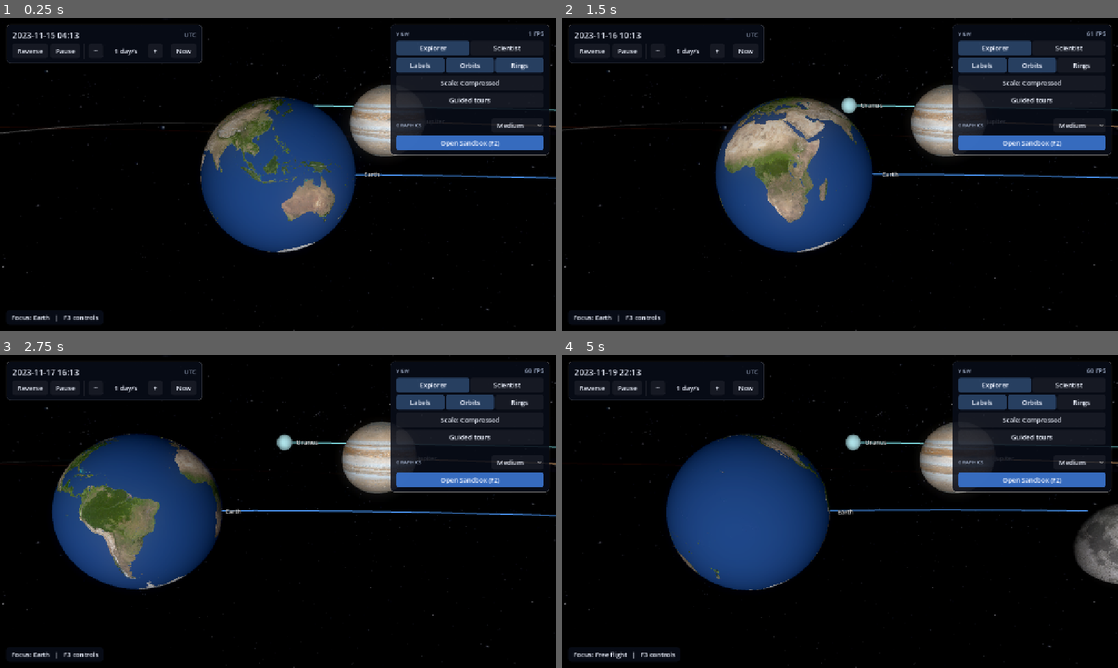
Above: before the commit, frames 1-4 (two rows, left to right).
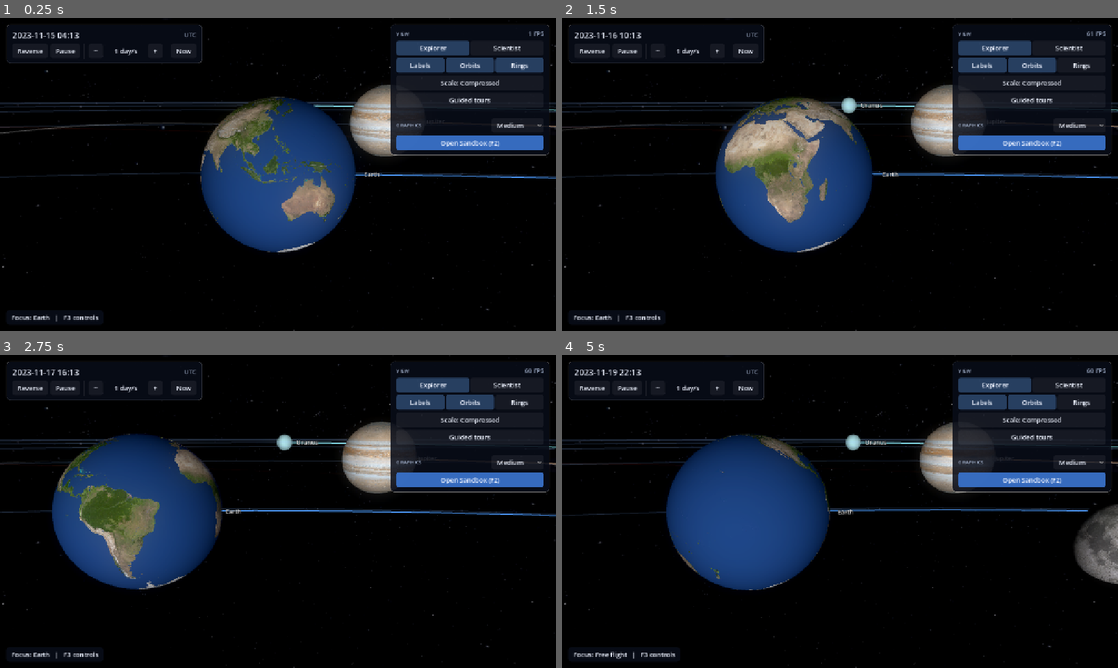
Above: after the commit, the same moments.

Repository: Ablebil/orrery
Game: Godot game, scene res://modes/explore/explore_mode.tscn
Two runs of this game, one before a commit and one after it. Both use one fixed random seed, a clock stepped at 60 frames per second and the inputs below.
Inputs (mouse positions are in pixels of both pictures, inside the frame that each line leads up to):
- Up to frame 1 (0.25 s): no input
- Up to frame 2 (1.5 s): click "Rings" at 0.5 s; tap Enter at 1.25 s; move the mouse to (962, 158) at 1.27 s; hold D (move_right) from 1.28 s (still down); hold G (toggle_grid) from 1.28 s (still down); click (962, 158) at 1.42 s
- Up to frame 3 (2.75 s): release D (move_right) at 2 s; release G (toggle_grid) at 2 s; drag from (166, 527) to (250, 574) at 2.02 s
- Up to frame 4 (5 s): move the mouse to (895, 442) at 2.77 s; hold D (move_right) 2.78-3.5 s; hold Delete (delete_body) 2.78-3.5 s; tap G (toggle_grid) at 3.05, 4.55 s; drag from (812, 574) to (673, 464) at 3.52 s; move the mouse to (1006, 558) at 4.27 s; hold A (move_left) from 4.28 s (still down); hold F (focus_release) from 4.28 s (still down)

The runs differ from the first frame. In frame 1, 1.0% of the frame differs, in the area x 0-100%, y 26-52%; in frame 2, 1.0%; in frame 3, 0.9%; in frame 4, 1.0%.

Commit message:
feat(render): show distance rings in explore mode for both scales

Diff:
--- a/godot/render/reference_rings.gd
+++ b/godot/render/reference_rings.gd
@@ -7,6 +7,7 @@
 
 var _mesh := ImmediateMesh.new()
 var _material := StandardMaterial3D.new()
+var _labels: Array = []
 
 
 func _init() -> void:
@@ -17,34 +18,31 @@
 	_material.transparency = BaseMaterial3D.TRANSPARENCY_ALPHA
 
 
-func update(camera_position: PackedFloat64Array, shell: float) -> void:
+func update(camera_position: PackedFloat64Array, shell: float, center: PackedFloat64Array, radii: Array[float]) -> void:
 	_mesh.clear_surfaces()
+	_labels.clear()
 	if not visible:
 		return
-	for radius_au in RING_RADII_AU:
-		var radius := _radius_units(radius_au)
+	var offset := PackedFloat64Array(
+		[center[0] - camera_position[0], center[1] - camera_position[1], center[2] - camera_position[2]]
+	)
+	for ring in radii.size():
+		var radius := radii[ring]
 		_mesh.surface_begin(Mesh.PRIMITIVE_LINE_STRIP, _material)
 		for index in SEGMENTS + 1:
 			var angle := TAU * float(index) / float(SEGMENTS)
 			_mesh.surface_set_color(RING_COLOR)
-			_mesh.surface_add_vertex(_vertex(cos(angle) * radius, sin(angle) * radius, camera_position, shell))
+			_mesh.surface_add_vertex(_vertex(offset, cos(angle) * radius, sin(angle) * radius, shell))
 		_mesh.surface_end()
+		_labels.append({"text": _label_text(RING_RADII_AU[ring]), "point": _vertex(offset, radius, 0.0, shell)})
 
 
-func label_entries(camera_position: PackedFloat64Array, shell: float) -> Array:
-	var entries: Array = []
-	for radius_au in RING_RADII_AU:
-		var point := _vertex(_radius_units(radius_au), 0.0, camera_position, shell)
-		entries.append({"text": _label_text(radius_au), "point": point})
-	return entries
+func label_entries() -> Array:
+	return _labels if visible else []
 
 
-func _radius_units(radius_au: float) -> float:
-	return radius_au * Astro.AU_KM / SandboxRenderer.UNIT_KM
-
-
-func _vertex(x: float, z: float, camera_position: PackedFloat64Array, shell: float) -> Vector3:
-	var vertex := Vector3(x - camera_position[0], -camera_position[1], z - camera_position[2])
+func _vertex(offset: PackedFloat64Array, x: float, z: float, shell: float) -> Vector3:
+	var vertex := Vector3(offset[0] + x, offset[1], offset[2] + z)
 	var distance := vertex.length()
 	if distance > shell:
 		vertex *= shell / distance
--- a/godot/render/sandbox_renderer.gd
+++ b/godot/render/sandbox_renderer.gd
@@ -26,9 +26,8 @@
 var _camera_radius: Dictionary = {}
 var _camera_true_radius: Dictionary = {}
 var _trails_visible := true
-var _last_camera_position := PackedFloat64Array([0.0, 0.0, 0.0])
-var _last_shell := 1.0
 var _rings := ReferenceRings.new()
+var _ring_radii: Array[float] = []
 var _preview_active := false
 var _preview_origin := DVec3.new()
 var _preview_tip := DVec3.new()
@@ -55,6 +54,8 @@
 	_preview_line.mesh = _preview_mesh
 	_preview_line.visible = false
 	add_child(_rings)
+	for radius_au in ReferenceRings.RING_RADII_AU:
+		_ring_radii.append(radius_au * Astro.AU_KM / UNIT_KM)
 	add_child(_preview_marker)
 	add_child(_preview_line)
 
@@ -175,10 +176,8 @@
 			var halo: MeshInstance3D = _halos[body.id]
 			halo.transform = Transform3D(Basis.from_scale(Vector3.ONE * placed_radius * HALO_RADIUS_FACTOR), placed_position)
 		_update_trail(index, camera_position, shell)
-	_rings.update(camera_position, shell)
+	_rings.update(camera_position, shell, PackedFloat64Array([0.0, 0.0, 0.0]), _ring_radii)
 	_update_preview(camera_position, shell)
-	_last_camera_position = camera_position
-	_last_shell = shell
 
 
 func is_occluded(id: String) -> bool:
@@ -364,6 +363,4 @@
 
 
 func ring_label_entries() -> Array:
-	if not _rings.visible:
-		return []
-	return _rings.label_entries(_last_camera_position, _last_shell)
+	return _rings.label_entries()
--- a/godot/render/scale_mapper.gd
+++ b/godot/render/scale_mapper.gd
@@ -34,8 +34,14 @@
 	out[2] = -oy * factor
 
 
+func heliocentric_units(distance_km: float) -> float:
+	if mode == Mode.TRUE_SCALE:
+		return distance_km / TRUE_SCALE_UNIT_KM
+	return PLANET_ORBIT_BASE + PLANET_ORBIT_FACTOR * pow(distance_km / Astro.AU_KM, PLANET_ORBIT_EXPONENT)
+
+
 func _compressed_distance(body: BodyDefinition, parent: BodyDefinition, distance_km: float) -> float:
 	if parent.kind == "star":
-		return PLANET_ORBIT_BASE + PLANET_ORBIT_FACTOR * pow(distance_km / Astro.AU_KM, PLANET_ORBIT_EXPONENT)
+		return heliocentric_units(distance_km)
 	var ratio := maxf(distance_km / parent.radius_km, 1.0)
 	return radius(parent) + MOON_ORBIT_GAP + MOON_ORBIT_SPREAD * log(ratio) / log(10.0)
--- a/godot/render/solar_system_renderer.gd
+++ b/godot/render/solar_system_renderer.gd
@@ -21,6 +21,8 @@
 var _camera_relative: Dictionary = {}
 var _camera_radius: Dictionary = {}
 var _halo := MeshInstance3D.new()
+var _rings := ReferenceRings.new()
+var _ring_radii: Array[float] = []
 var _scratch := PackedFloat64Array([0.0, 0.0, 0.0])
 
 
@@ -35,6 +37,7 @@
 			add_child(trail)
 			_trails[body.id] = trail
 	_build_halo()
+	add_child(_rings)
 	apply_quality()
 
 
@@ -70,6 +73,14 @@
 
 func camera_relative_radius(id: String) -> float:
 	return _camera_radius.get(id, 0.0)
+
+
+func set_rings_visible(value: bool) -> void:
+	_rings.visible = value
+
+
+func ring_label_entries() -> Array:
+	return _rings.label_entries()
 
 
 func set_trails_visible(value: bool) -> void:
@@ -149,6 +160,7 @@
 		if _trails.has(body.id):
 			_update_trail(body, camera_position, simulation_seconds, shell)
 	_place_halo(camera_position, sun_position, shell)
+	_update_rings(camera_position, sun_position, shell)
 
 
 func _shell_shrink(distance: float, shell: float) -> float:
@@ -200,3 +212,10 @@
 	var shrink := _shell_shrink(offset.length(), shell)
 	var scale := mapper.radius(sun) * HALO_RADIUS_FACTOR * shrink
 	_halo.transform = Transform3D(Basis.from_scale(Vector3.ONE * scale), offset * shrink)
+
+
+func _update_rings(camera_position: PackedFloat64Array, sun_position: PackedFloat64Array, shell: float) -> void:
+	_ring_radii.clear()
+	for radius_au in ReferenceRings.RING_RADII_AU:
+		_ring_radii.append(mapper.heliocentric_units(radius_au * Astro.AU_KM))
+	_rings.update(camera_position, shell, sun_position, _ring_radii)
